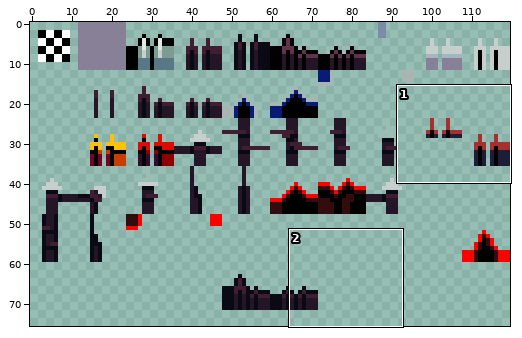
A sprite sheet gets an edit: tilesets/ts_spines/output_tileset.png. The first picture is a wide view before the edit; the outline marks the close-up.
Close-up. Earlier state:
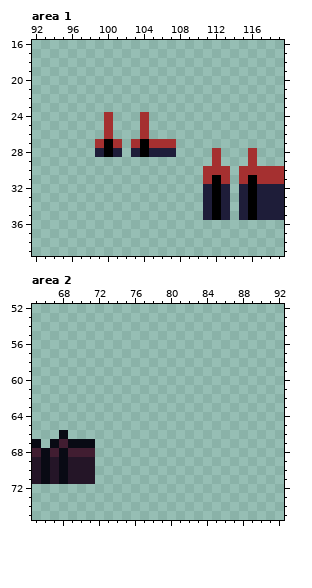
The file is 120x132 pixels. Shown: area 1: x 92..119, y 16..39; area 2: x 65..92, y 52..75. The wide view leaves out empty margins.
After the commit:
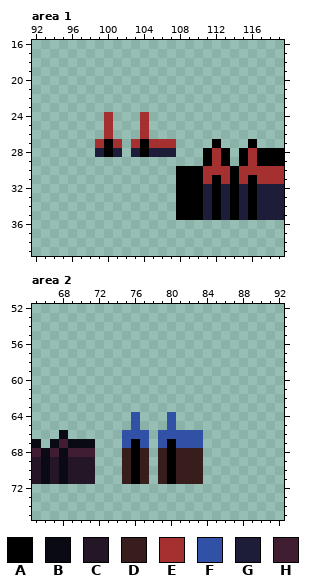
Palette (. is transparent): A #000000  B #090a14  C #241527  D #381d1d  E #a53030  F #3051a6  G #1e1d39  H #411d31
Changes in this commit:
Area 1:
y 27: x 112 . -> A; x 116 . -> A
y 28..29: x 111 . -> A; x 113 . -> A; x 115 . -> A; x 117..119 ... -> AAA
y 30..35: x 108..110 ... -> AAA; x 114 . -> A
Area 2:
y 64..65: x 76 . -> F; x 80 . -> F
y 66: x 75..77 ... -> FFF; x 79..83 ..... -> FFFFF
y 67: x 75..77 ... -> FAF; x 79..83 ..... -> FAFFF
y 68..71: x 75..77 ... -> DAD; x 79..83 ..... -> DADDD
Pixel boxes of the changes (left, top, right, bottom) in both close-ups:
added: (176, 139, 284, 220)
added: (122, 412, 203, 484)
